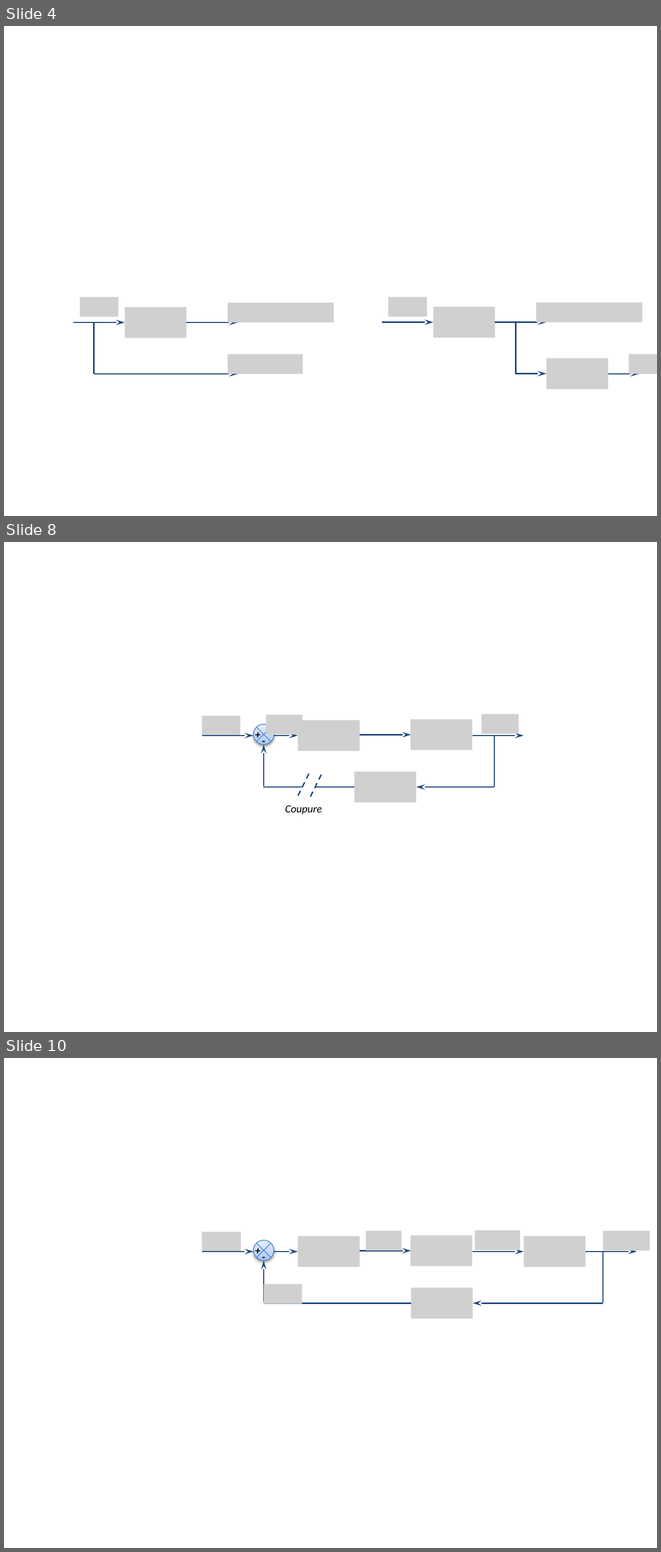
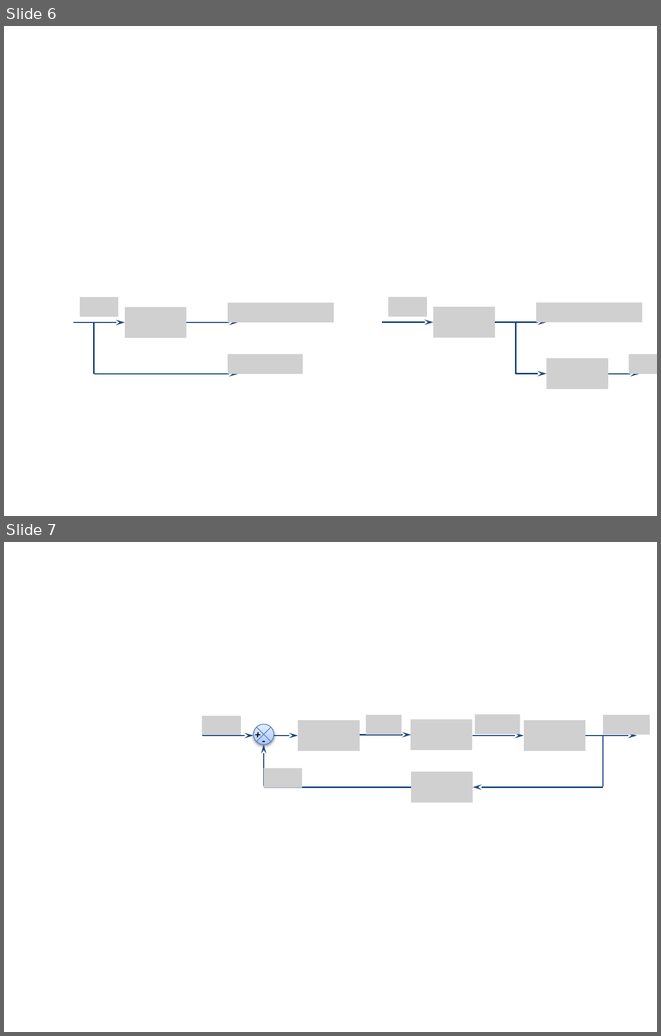
Before and after one commit to xpessoles/TP_PTSI, a slide deck: Serie_3_SLCI_Scilab/Ressources/Figures.pptx. Shown one above the other, each under a label of ours: slides 4, 8 and 10 before the commit, slides 6 and 7 after it; the slides between them are not shown. The pictures are 661x1552 and 661x1036 pixels, drawn with LibreOffice and Linux fonts; fonts in the diff are those of the drawing; grey boxes stand for pictures. Boxes give left, top, right and bottom in pixels: in the first picture for what was removed or moved away, otherwise in the second. Text is boxed around its words. In the diff, an @@ line names an element or a change of style, - is before the commit and + after.

```diff
--- a/Serie_3_SLCI_Scilab/Ressources/Figures.pptx
+++ b/Serie_3_SLCI_Scilab/Ressources/Figures.pptx
@@ slide 8 removed at bbox=[4, 542, 657, 1032], background #FFFFFF @@
@@ picture removed at bbox=[202, 716, 240, 735] @@
@@ picture removed at bbox=[266, 714, 302, 734] @@
@@ picture removed at bbox=[482, 714, 519, 733] @@
@@ text removed at bbox=[249, 724, 285, 744] @@
-+
@@ flow chart summing junction removed at bbox=[254, 724, 274, 744] @@
@@ text removed at bbox=[255, 731, 291, 750] @@
--
@@ picture removed at bbox=[298, 720, 359, 751] @@
@@ picture removed at bbox=[411, 719, 472, 750] @@
@@ arrow removed from (202, 735) to (254, 735) @@
@@ arrow removed from (264, 786) to (264, 744) @@
@@ arrow removed from (274, 735) to (298, 735) @@
@@ arrow removed from (360, 734) to (411, 734) @@
@@ arrow removed from (472, 735) to (524, 735) @@
@@ line removed from (494, 735) to (494, 787) @@
@@ line removed from (309, 774) to (296, 799) @@
@@ line removed from (321, 775) to (309, 800) @@
@@ picture removed at bbox=[355, 771, 416, 802] @@
@@ line removed from (302, 787) to (263, 787) @@
@@ line removed from (355, 787) to (315, 787) @@
@@ arrow removed from (494, 787) to (416, 787) @@
@@ text removed at bbox=[285, 805, 322, 814] @@
-Coupure
@@ what was slide 4 is now slide 6 @@
@@ what was slide 10 is now slide 7 @@
```
Also in this commit, not shown: 5 slides added, 6 other slides removed, 18 other files.
